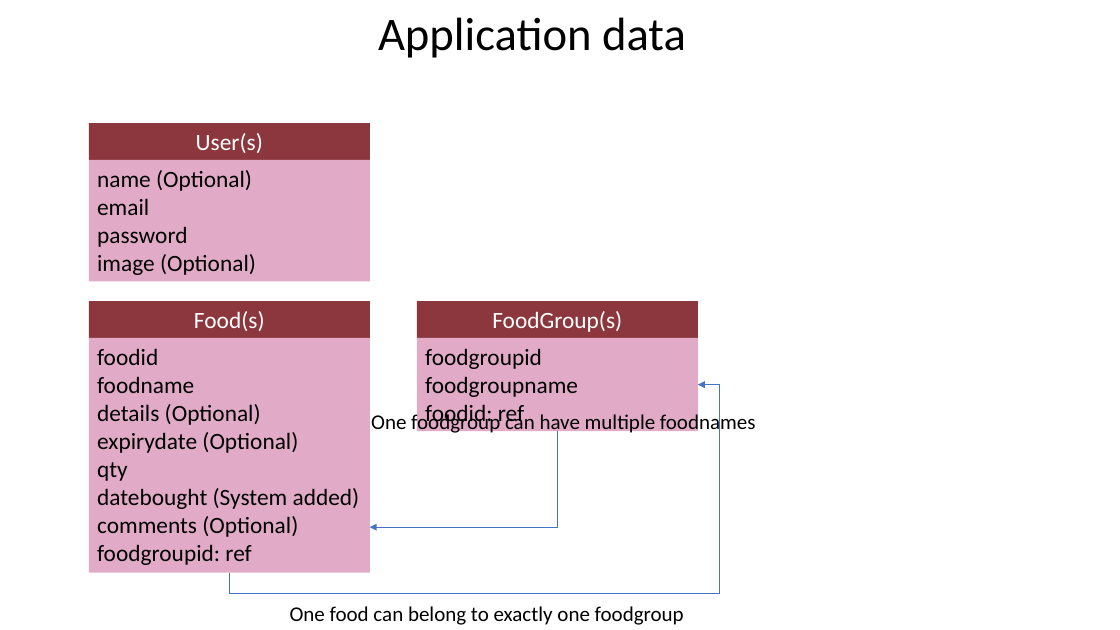
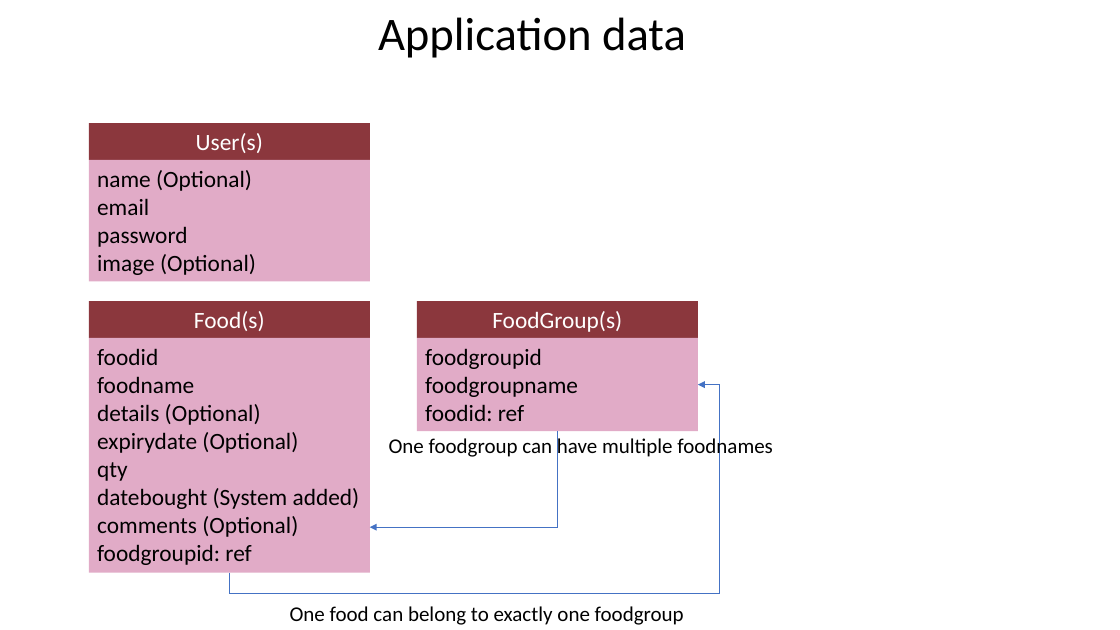
Before and after one commit to aunyamukherjee/friendly-fridge, a slide deck: slide 9 of wireframes/wireframes.pptx. Drawn at 1120x630 pixels with LibreOffice and Linux fonts; fonts in the diff are those of the drawing. Boxes give left, top, right and bottom in pixels: in the first picture for what was removed or moved away, otherwise in the second. Text is boxed around its words. In the diff, an @@ line names an element or a change of style, - is before the commit and + after.

```diff
--- a/wireframes/wireframes.pptx
+++ b/wireframes/wireframes.pptx
@@ text "One foodgroup can have multiple ...": place and size @@
-text "One foodgroup can have multiple ..." at (371, 411, 756, 435)
+text "One foodgroup can have multiple ..." at (389, 435, 773, 459)
```
Also in this commit, not shown: 1 other slide changed, 7 other files.
